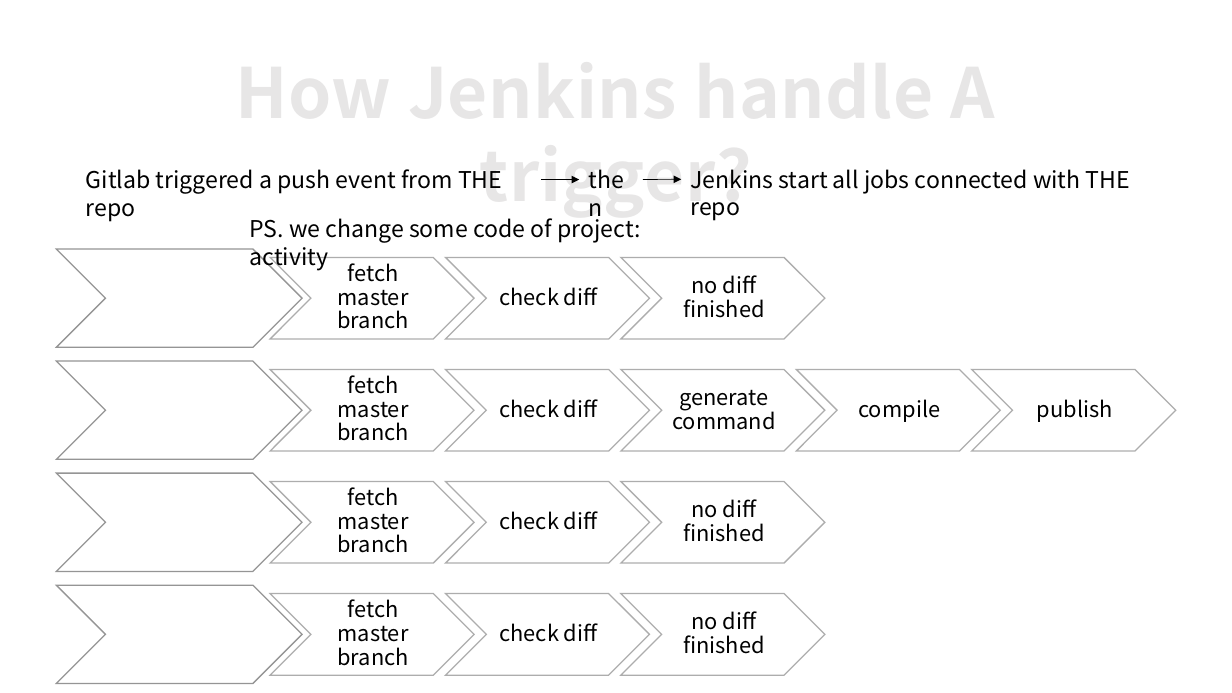
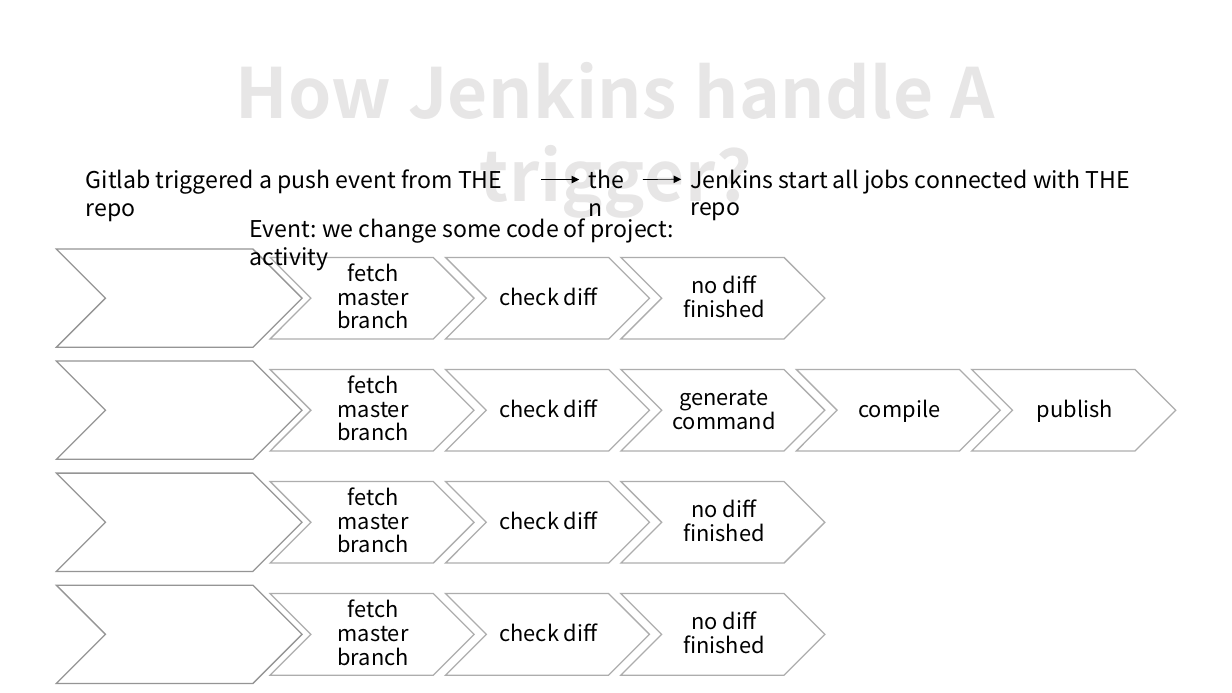
Before and after one commit to DeronW/deronw.github.io, a slide deck: slide 11 of ppt/deploy-frontend-code.pptx. Drawn at 1232x693 pixels with LibreOffice and Linux fonts; fonts in the diff are those of the drawing. Boxes give left, top, right and bottom in pixels: in the first picture for what was removed or moved away, otherwise in the second. Text is boxed around its words. In the diff, an @@ line names an element or a change of style, - is before the commit and + after.

```diff
--- a/ppt/deploy-frontend-code.pptx
+++ b/ppt/deploy-frontend-code.pptx
@@ text at [250, 213, 674, 270]: text changed @@
-PS. we change some code of project: activity
+Event: we change some code of project: activity
```
Also in this commit, not shown: 1 other slide changed, 2 slides added, 1 other file.
